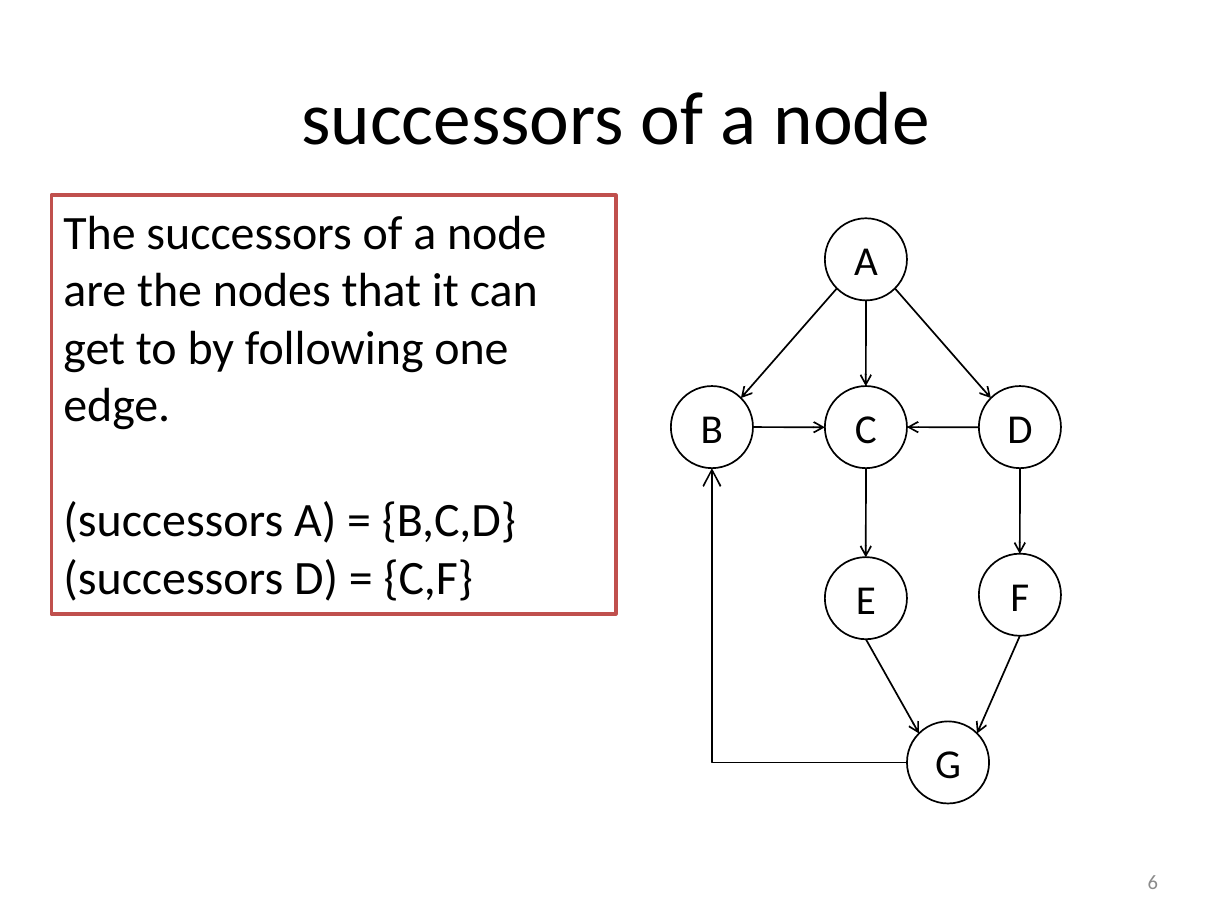
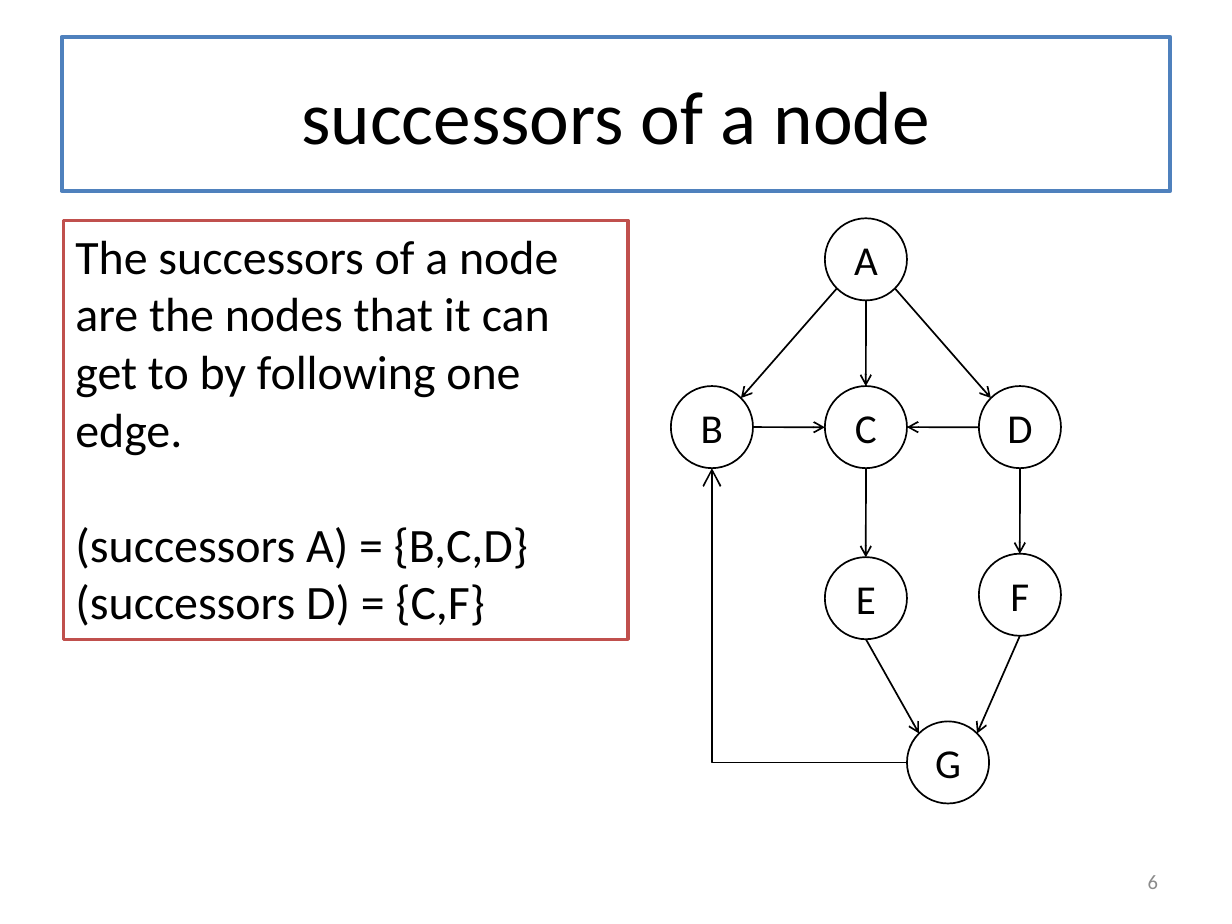
Before and after one commit to mwand/cs5010f16, a slide deck: slide 6 of Slides/Lesson 8.4 Searching in a Graph.pptx. Drawn at 1232x924 pixels with LibreOffice and Linux fonts; fonts in the diff are those of the drawing. Boxes give left, top, right and bottom in pixels: in the first picture for what was removed or moved away, otherwise in the second. Text is boxed around its words. In the diff, an @@ line names an element or a change of style, - is before the commit and + after.

```diff
--- a/Slides/Lesson 8.4 Searching in a Graph.pptx
+++ b/Slides/Lesson 8.4 Searching in a Graph.pptx
@@ title "successors of a node": place and size @@
-title "successors of a node" at [301, 91, 930, 145]
+title "successors of a node" at [62, 37, 1170, 191]
@@ title "successors of a node" at [62, 37, 1170, 191]: fill none to #FFFFFF; outline none to #4F81BD 2.25 pt @@
@@ rectangle "The successors of a node ...": place and size @@
-rectangle "The successors of a node ..." at [52, 195, 616, 614]
+rectangle "The successors of a node ..." at [63, 221, 627, 639]
```
Also in this commit, not shown: 34 other slides changed, 1 slide removed, 18 other files.
